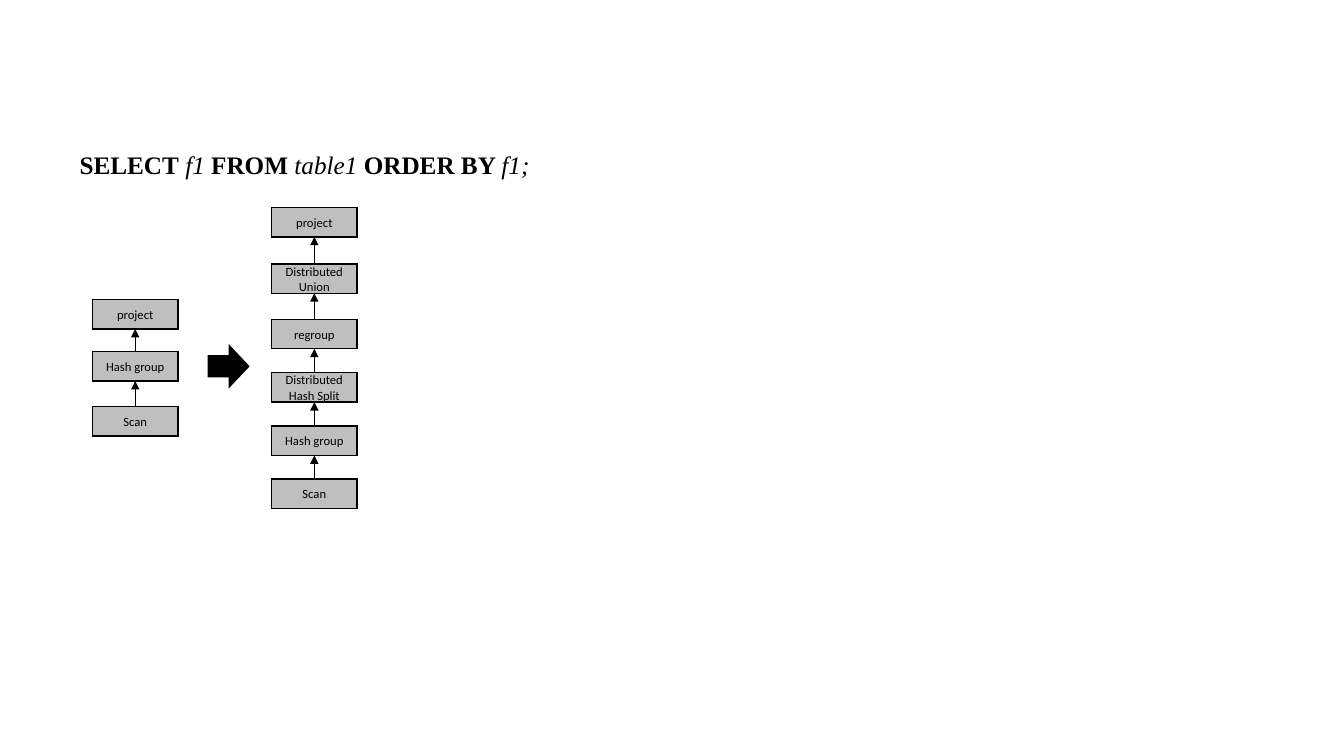
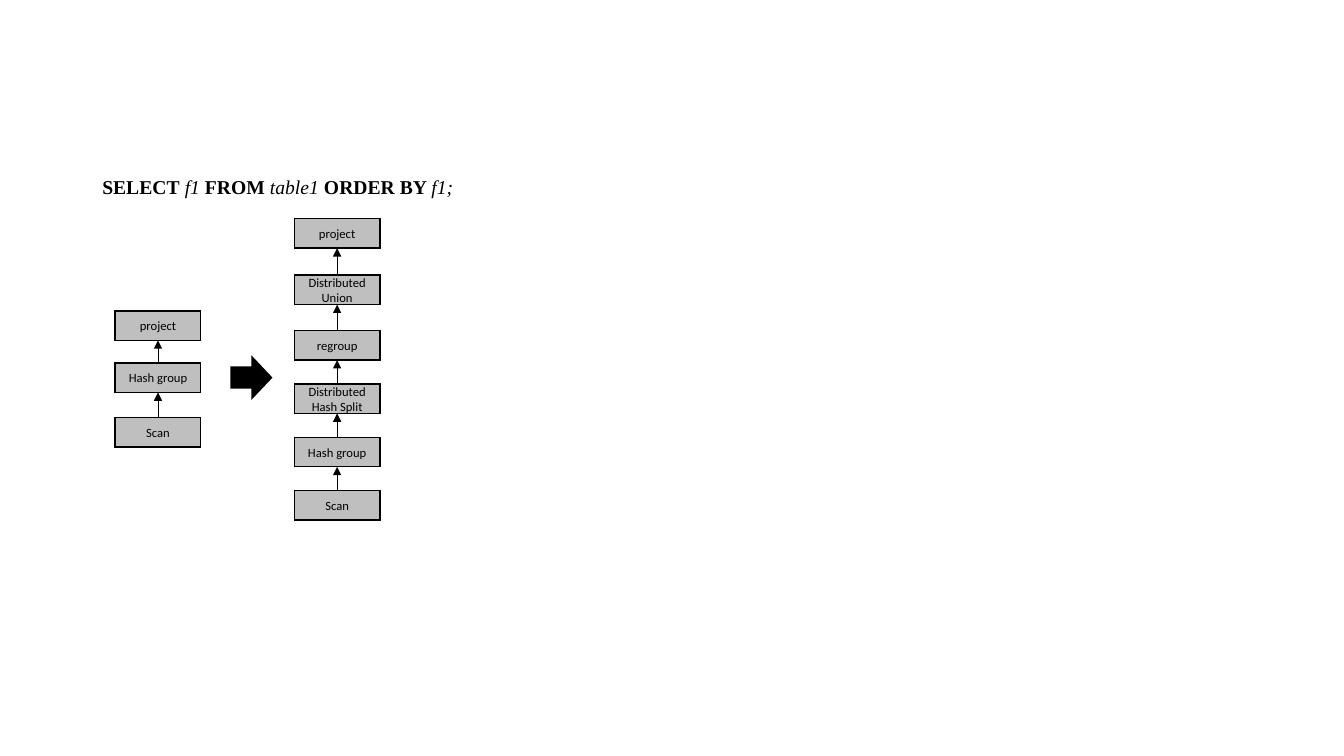
Before and after one commit to scott-zgeng/thor, a slide deck: slide 26 of doc/thor architecture.pptx (slide 45 before the commit). Drawn at 1344x756 pixels with LibreOffice and Linux fonts; fonts in the diff are those of the drawing. Boxes give left, top, right and bottom in pixels: in the first picture for what was removed or moved away, otherwise in the second. Text is boxed around its words. In the diff, an @@ line names an element or a change of style, - is before the commit and + after.

```diff
--- a/doc/thor architecture.pptx
+++ b/doc/thor architecture.pptx
@@ text "SELECT f1 FROM table1 ORDER ...": place and size @@
-text "SELECT f1 FROM table1 ORDER ..." at (80, 156, 529, 180)
+text "SELECT f1 FROM table1 ORDER ..." at (102, 180, 453, 199)
@@ text "SELECT f1 FROM table1 ORDER ..." at (102, 180, 453, 199): size 18 to 14 pt @@
@@ 6 rectangles, 2 arrows, 1 right arrow: place and size @@
-6 rectangles, 2 arrows, 1 right arrow at (135, 208, 357, 508)
+6 rectangles, 2 arrows, 1 right arrow at (158, 219, 380, 520)
@@ 5 arrows, 3 rectangles: place and size @@
-5 arrows, 3 rectangles at (93, 237, 315, 479)
+5 arrows, 3 rectangles at (115, 248, 337, 491)
```
Also in this commit, not shown: 3 other slides changed, 5 slides removed, 1 other file.
